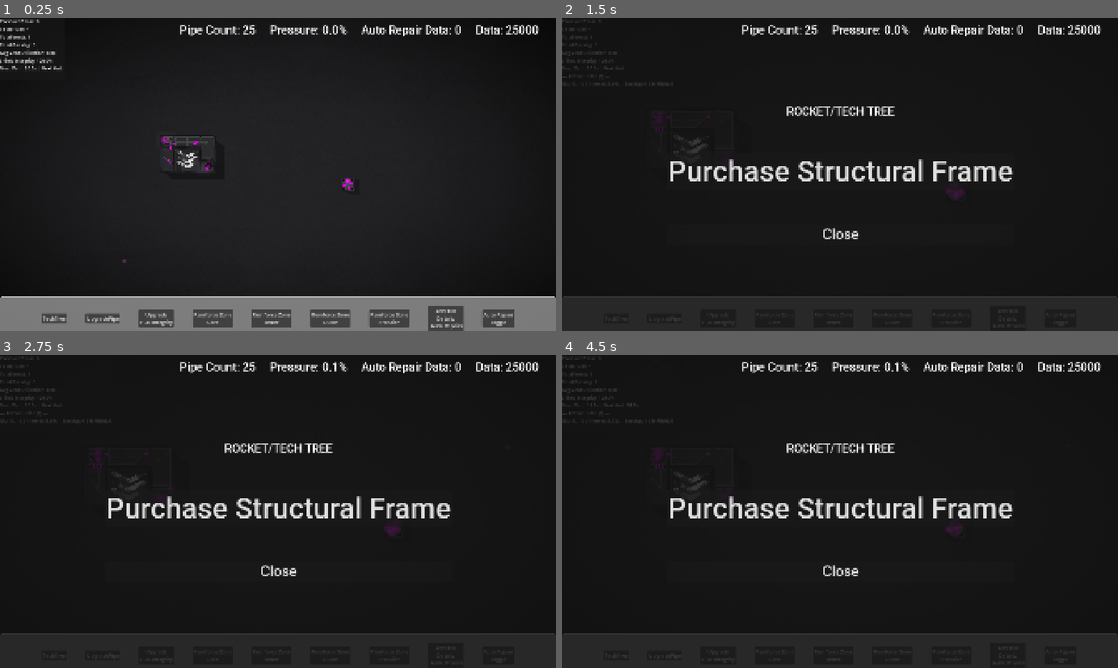
Above: before the commit, frames 1-4 (two rows, left to right).
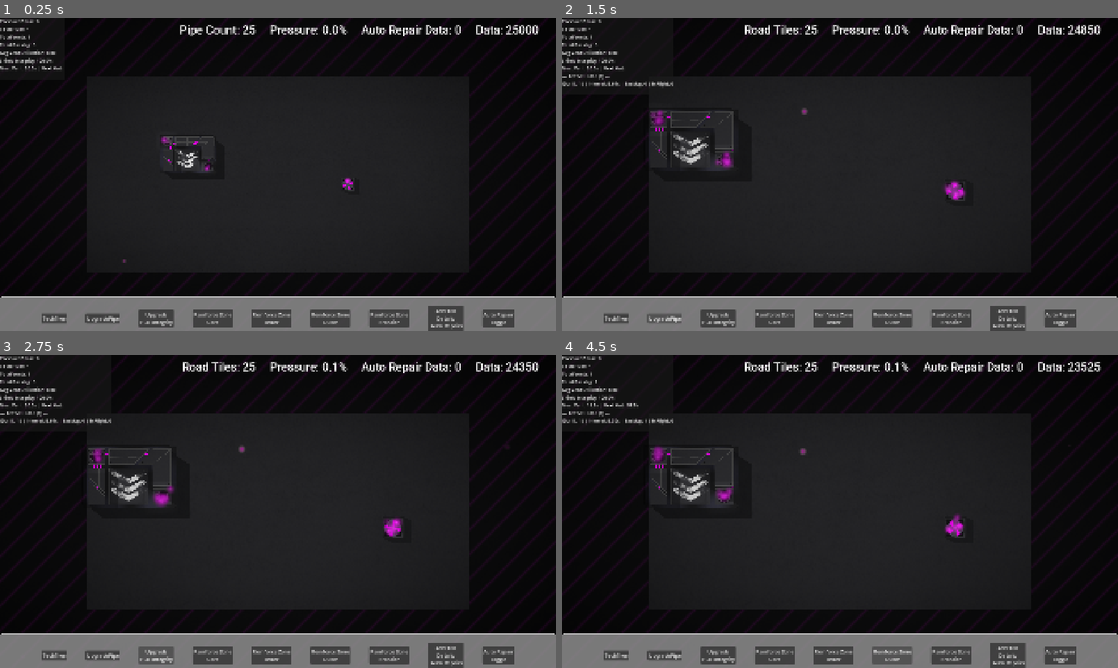
Above: after the commit, the same moments.

Repository: jravalani/helix_protocol_4
Game: Godot game, scene res://Scenes/main.tscn
Same seed, same stepped clock (60 frames per second), same inputs: the game is played once before the commit and once after it.
Inputs:
- Up to frame 1 (0.25 s): no input
- Up to frame 2 (1.5 s): click "TechTree" at 0.5 s; click "UpgradePipe" at 1.25 s
- Up to frame 3 (2.75 s): click "Upgrade Hull Integrity" at 2 s
- Up to frame 4 (4.5 s): click "Reinforce Zone Core" at 2.75 s; click "Reinforce Zone Inner" at 3.5 s; click "Reinforce Zone Outer" at 4.25 s

The runs differ from the first frame. In frame 2, 15% of the frame differs, in the area x 0-100%, y 0-100%; in frame 3, 15%; in frame 4, 15%.
Error after the commit: Invalid call. Nonexistent function 'transition_to' in base 'Nil'. (res://Scripts/tech_tree.gd:11)

Commit message:
added scene transition and non playable area background
scene transition and non playable area added

Diff:
--- /dev/null
+++ b/Scenes/hazard_stripes.gdshader
@@ -0,0 +1,36 @@
+shader_type canvas_item;
+
+uniform vec4 stripe_color : source_color = vec4(1.0, 0.0, 1.0, 1.0); // #ff00ff
+uniform float stripe_opacity = 0.18;
+uniform float stripe_spacing = 60.0; // pixels
+uniform float stripe_width   = 4.0;  // pixels
+uniform float angle_degrees  = 45.0;
+uniform float speed          = 50.0; // pixels/sec
+
+uniform float ash_opacity    = 0.06; // slight darkening in non-playable area
+
+void fragment() {
+    // Screen-space pixels (reliable for ColorRect)
+    vec2 screen_px = SCREEN_UV * vec2(1920.0, 1080.0);
+
+    float a = radians(angle_degrees);
+    vec2 dir = vec2(cos(a), sin(a));
+
+    float t = dot(screen_px, dir) + TIME * speed;
+    float m = mod(t, stripe_spacing);
+
+    float dist = abs(m - stripe_spacing * 0.5);
+    float half_w = stripe_width * 0.5;
+
+    float aa = max(fwidth(dist), 1.0);
+    float stripe = 1.0 - smoothstep(half_w - aa, half_w + aa, dist);
+
+    // Dark “ash” base + magenta stripes on top
+    vec3 base = vec3(0.0); // transparent-ish black
+    vec3 ash  = mix(base, vec3(0.06, 0.06, 0.075), ash_opacity);
+
+    vec3 col = mix(ash, stripe_color.rgb, stripe * stripe_opacity);
+
+    // Output with alpha so it overlays nicely
+    COLOR = vec4(col, 0.65);
+}
--- a/Scenes/main.tscn
+++ b/Scenes/main.tscn
@@ -11,6 +11,8 @@
 [ext_resource type="PackedScene" uid="uid://k61p1hw6lw5t" path="res://Scenes/GridPanels.tscn" id="10_d1ilt"]
 [ext_resource type="PackedScene" uid="uid://dtv18ee30jl71" path="res://UITestScenes/top_panel.tscn" id="10_hptm8"]
 [ext_resource type="PackedScene" uid="uid://bfq5ber3wwxdb" path="res://Scenes/dust_particles.tscn" id="11_d1ilt"]
+[ext_resource type="Shader" uid="uid://b6ug3kygc3w8h" path="res://Scenes/hazard_stripes.gdshader" id="12_6iyac"]
+[ext_resource type="Script" uid="uid://bywntkl1xc30y" path="res://Scenes/non_playable_overlay.gd" id="12_fdnlq"]
 
 [sub_resource type="ShaderMaterial" id="ShaderMaterial_ynf5e"]
 shader = ExtResource("7_344ge")
@@ -19,6 +21,16 @@
 shader_parameter/vignette_strength = 1.0
 shader_parameter/dither_strength = 0.03
 shader_parameter/vignette_color = Color(0, 0, 0, 1)
+
+[sub_resource type="ShaderMaterial" id="ShaderMaterial_fdnlq"]
+shader = ExtResource("12_6iyac")
+shader_parameter/stripe_color = Color(1, 0, 1, 1)
+shader_parameter/stripe_opacity = 0.18
+shader_parameter/stripe_spacing = 60.0
+shader_parameter/stripe_width = 4.0
+shader_parameter/angle_degrees = 45.0
+shader_parameter/speed = 50.0
+shader_parameter/ash_opacity = 0.06
 
 [node name="Main" type="Node2D" unique_id=1733956007]
 
@@ -59,6 +71,7 @@
 mouse_filter = 2
 
 [node name="CanvasLayer" type="CanvasLayer" parent="." unique_id=113825014]
+layer = 2
 
 [node name="InLevelUI" parent="CanvasLayer" unique_id=1777359505 instance=ExtResource("4_jjvhh")]
 
@@ -66,3 +79,41 @@
 visible = false
 
 [node name="TopPanel" parent="CanvasLayer" unique_id=1650890439 instance=ExtResource("10_hptm8")]
+
+[node name="NonPlayableCanvas" type="CanvasLayer" parent="." unique_id=693405119]
+
+[node name="NonPlayableOverlay" type="Control" parent="NonPlayableCanvas" unique_id=898910458]
+layout_mode = 3
+anchors_preset = 0
+offset_right = 40.0
+offset_bottom = 40.0
+script = ExtResource("12_fdnlq")
+
+[node name="OverlayUI" type="Control" parent="NonPlayableCanvas/NonPlayableOverlay" unique_id=107210680]
+anchors_preset = 0
+offset_right = 40.0
+offset_bottom = 40.0
+
+[node name="StripeTop" type="ColorRect" parent="NonPlayableCanvas/NonPlayableOverlay/OverlayUI" unique_id=671336843]
+material = SubResource("ShaderMaterial_fdnlq")
+layout_mode = 0
+offset_right = 40.0
+offset_bottom = 40.0
+
+[node name="StripeBottom" type="ColorRect" parent="NonPlayableCanvas/NonPlayableOverlay/OverlayUI" unique_id=749657376]
+material = SubResource("ShaderMaterial_fdnlq")
+layout_mode = 0
+offset_right = 40.0
+offset_bottom = 40.0
+
+[node name="StripeLeft" type="ColorRect" parent="NonPlayableCanvas/NonPlayableOverlay/OverlayUI" unique_id=1702949479]
+material = SubResource("ShaderMaterial_fdnlq")
+layout_mode = 0
+offset_right = 40.0
+offset_bottom = 40.0
+
+[node name="StripeRight" type="ColorRect" parent="NonPlayableCanvas/NonPlayableOverlay/OverlayUI" unique_id=375397207]
+material = SubResource("ShaderMaterial_fdnlq")
+layout_mode = 0
+offset_right = 40.0
+offset_bottom = 40.0
--- /dev/null
+++ b/Scenes/non_playable_overlay.gd
@@ -0,0 +1,52 @@
+
+extends Control
+
+@export var margin_left: float = 300.0
+@export var margin_right: float = 300.0
+@export var margin_top: float = 200.0
+@export var margin_bottom: float = 200.0
+
+@export var pressure: float = 0.0 # 0..1
+
+@onready var stripe_top: ColorRect = $OverlayUI/StripeTop
+@onready var stripe_bottom: ColorRect = $OverlayUI/StripeBottom
+@onready var stripe_left: ColorRect = $OverlayUI/StripeLeft
+@onready var stripe_right: ColorRect = $OverlayUI/StripeRight
+
+func _ready() -> void:
+	update_stripes()
+	get_viewport().size_changed.connect(update_stripes)
+
+func _process(_delta: float) -> void:
+	pressure = clamp(pressure, 0.0, 1.0)
+
+	# all stripes share same material, so update one
+	var mat := stripe_top.material as ShaderMaterial
+	if mat:
+		mat.set_shader_parameter("pulse_speed", lerp(1.2, 4.0, pressure))
+		mat.set_shader_parameter("pulse_strength", lerp(0.15, 0.8, pressure))
+		mat.set_shader_parameter("glow_strength", lerp(0.5, 1.4, pressure))
+
+func update_stripes() -> void:
+	var vp: Vector2 = get_viewport_rect().size
+
+	var play_x: float = margin_left
+	var play_y: float = margin_top
+	var play_w: float = max(0.0, vp.x - margin_left - margin_right)
+	var play_h: float = max(0.0, vp.y - margin_top - margin_bottom)
+
+	# Top
+	stripe_top.position = Vector2(0, 0)
+	stripe_top.size = Vector2(vp.x, play_y)
+
+	# Bottom
+	stripe_bottom.position = Vector2(0, play_y + play_h)
+	stripe_bottom.size = Vector2(vp.x, vp.y - (play_y + play_h))
+
+	# Left
+	stripe_left.position = Vector2(0, play_y)
+	stripe_left.size = Vector2(play_x, play_h)
+
+	# Right
+	stripe_right.position = Vector2(play_x + play_w, play_y)
+	stripe_right.size = Vector2(vp.x - (play_x + play_w), play_h)
--- a/Scripts/tech_tree.gd
+++ b/Scripts/tech_tree.gd
@@ -7,7 +7,10 @@
 	SignalBus.rocket_segment_purchased.connect(_on_rocket_segment_purchased)
 
 func _on_open_rocket_menu() -> void:
-	self.show()
+	#for testing i have added it here to redirect it to home screen, can remove afer tetsing and using it where neededd
+	SceneTransition.transition_to("res://scenes/main.tscn")
+	#uncomment below code once scene transiiton removed
+	#self.show()
 
 	# Check if all segments are built
 	if GameData.current_rocket_phase >= 5:
@@ -28,6 +31,7 @@
 		print("Nope, can't upgrade to next phase.")
 
 func _on_close_button_pressed() -> void:
+
 	self.hide()
 
 func _on_rocket_segment_purchased(to_phase: int) -> void:
--- /dev/null
+++ b/autoload/SceneTransition.gd
@@ -0,0 +1,204 @@
+
+extends CanvasLayer
+
+signal transition_finished
+
+const PANEL_SLIDE_IN_TIME  := 0.40  # how fast panels slam shut
+const PANEL_SLIDE_OUT_TIME := 0.50  # how fast panels open
+const BEAM_FADE_IN_TIME    := 0.10  # beam appears
+const BEAM_HOLD_TIME       := 0.20  # beam stays visible
+const BEAM_FADE_OUT_TIME   := 0.12  # beam disappears
+
+var _top_panel    : ColorRect
+var _bottom_panel : ColorRect
+var _beam_glow    : ColorRect
+var _beam_core    : ColorRect
+var _screen_flash : ColorRect
+
+var _beam_glow_mat : ShaderMaterial
+var _beam_core_mat : ShaderMaterial
+
+var _tween        : Tween
+var _transitioning : bool = false
+
+var _W : float
+var _H : float
+
+func _ready() -> void:
+	layer        = 100
+	process_mode = Node.PROCESS_MODE_ALWAYS
+	_W = float(ProjectSettings.get_setting("display/window/size/viewport_width",  1920))
+	_H = float(ProjectSettings.get_setting("display/window/size/viewport_height", 1080))
+	_build_ui()
+	_hide_all()
+
+func _build_ui() -> void:
+	_screen_flash          = ColorRect.new()
+	_screen_flash.size     = Vector2(_W, _H)
+	_screen_flash.position = Vector2.ZERO
+	_screen_flash.color    = Color(0.45, 0.0, 0.85, 0.0)
+	add_child(_screen_flash)
+
+	_top_panel          = ColorRect.new()
+	_top_panel.size     = Vector2(_W, _H * 0.5 + 8)
+	_top_panel.position = Vector2(0, -_H * 0.5 - 8)
+	_top_panel.color    = Color(0.055, 0.055, 0.072, 1.0)
+	var top_mat         = ShaderMaterial.new()
+	top_mat.shader      = _make_panel_shader(false)
+	_top_panel.material = top_mat
+	add_child(_top_panel)
+
+	_bottom_panel          = ColorRect.new()
+	_bottom_panel.size     = Vector2(_W, _H * 0.5 + 8)
+	_bottom_panel.position = Vector2(0, _H)
+	_bottom_panel.color    = Color(0.055, 0.055, 0.072, 1.0)
+	var bot_mat            = ShaderMaterial.new()
+	bot_mat.shader         = _make_panel_shader(true)
+	_bottom_panel.material = bot_mat
+	add_child(_bottom_panel)
+
+	var glow_h            = 120.0
+	_beam_glow            = ColorRect.new()
+	_beam_glow.size       = Vector2(_W, glow_h)
+	_beam_glow.position   = Vector2(0, _H * 0.5 - glow_h * 0.5)
+	_beam_glow_mat        = ShaderMaterial.new()
+	_beam_glow_mat.shader = _make_glow_shader()
+	_beam_glow_mat.set_shader_parameter("beam_color", Color(0.55, 0.0, 1.0, 1.0))
+	_beam_glow_mat.set_shader_parameter("intensity",  0.0)
+	_beam_glow.material   = _beam_glow_mat
+	add_child(_beam_glow)
+
+	var core_h            = 8.0
+	_beam_core            = ColorRect.new()
+	_beam_core.size       = Vector2(_W, core_h)
+	_beam_core.position   = Vector2(0, _H * 0.5 - core_h * 0.5)
+	_beam_core_mat        = ShaderMaterial.new()
+	_beam_core_mat.shader = _make_core_shader()
+	_beam_core_mat.set_shader_parameter("beam_color", Color(0.92, 0.60, 1.0, 1.0))
+	_beam_core_mat.set_shader_parameter("intensity",  0.0)
+	_beam_core.material   = _beam_core_mat
+	add_child(_beam_core)
+
+func transition_to(scene_path: String) -> void:
+	if _transitioning:
+		return
+	_transitioning = true
+	_show_all()
+	await _slide_in()
+	await _flash_beam()
+	get_tree().change_scene_to_file(scene_path)
+	await get_tree().process_frame
+	await get_tree().process_frame
+	await _flash_beam()
+	await _slide_out()
+	_hide_all()
+	_reset()
+	_transitioning = false
+	emit_signal("transition_finished")
+
+func _slide_in() -> void:
+	if _tween: _tween.kill()
+	_tween = create_tween().set_parallel(true)
+	_tween.tween_property(_top_panel,    "position:y", 0.0,      PANEL_SLIDE_IN_TIME)\
+		  .set_trans(Tween.TRANS_QUART).set_ease(Tween.EASE_IN)
+	_tween.tween_property(_bottom_panel, "position:y", _H * 0.5, PANEL_SLIDE_IN_TIME)\
+		  .set_trans(Tween.TRANS_QUART).set_ease(Tween.EASE_IN)
+	await _tween.finished
+
+func _slide_out() -> void:
+	if _tween: _tween.kill()
+	_tween = create_tween().set_parallel(true)
+	_tween.tween_property(_top_panel,    "position:y", -_H * 0.5 - 8, PANEL_SLIDE_OUT_TIME)\
+		  .set_trans(Tween.TRANS_QUART).set_ease(Tween.EASE_OUT)
+	_tween.tween_property(_bottom_panel, "position:y", _H,             PANEL_SLIDE_OUT_TIME)\
+		  .set_trans(Tween.TRANS_QUART).set_ease(Tween.EASE_OUT)
+	await _tween.finished
+
+func _flash_beam() -> void:
+	var t_in := create_tween().set_parallel(true)
+	t_in.tween_method(func(v): _beam_glow_mat.set_shader_parameter("intensity", v),
+					  0.0, 1.0, BEAM_FADE_IN_TIME)
+	t_in.tween_method(func(v): _beam_core_mat.set_shader_parameter("intensity", v),
+					  0.0, 1.0, BEAM_FADE_IN_TIME)
+	t_in.tween_property(_screen_flash, "color:a", 0.25, BEAM_FADE_IN_TIME)
+	await t_in.finished
+	await get_tree().create_timer(BEAM_HOLD_TIME).timeout
+	var t_out := create_tween().set_parallel(true)
+	t_out.tween_method(func(v): _beam_glow_mat.set_shader_parameter("intensity", v),
+					   1.0, 0.0, BEAM_FADE_OUT_TIME)
+	t_out.tween_method(func(v): _beam_core_mat.set_shader_parameter("intensity", v),
+					   1.0, 0.0, BEAM_FADE_OUT_TIME)
+	t_out.tween_property(_screen_flash, "color:a", 0.0, BEAM_FADE_OUT_TIME)
+	await t_out.finished
+
+func _show_all() -> void:
+	for n in [_screen_flash, _top_panel, _bottom_panel, _beam_glow, _beam_core]:
+		n.visible = true
+
+func _hide_all() -> void:
+	for n in [_screen_flash, _top_panel, _bottom_panel, _beam_glow, _beam_core]:
+		n.visible = false
+
+func _reset() -> void:
+	_top_panel.position.y    = -_H * 0.5 - 8
+	_bottom_panel.position.y = _H
+	_beam_glow_mat.set_shader_parameter("intensity", 0.0)
+	_beam_core_mat.set_shader_parameter("intensity", 0.0)
+	_screen_flash.color.a    = 0.0
+
+func _make_panel_shader(flip: bool) -> Shader:
+	var s := Shader.new()
+	s.code = """
+shader_type canvas_item;
+void fragment() {
+	vec2 uv = UV;
+	float seam_uv = %s;
+	float diag = mod((UV.x - UV.y) * 36.0, 1.0);
+	float scan  = step(0.78, diag) * 0.022;
+	vec3 col = vec3(0.050, 0.052, 0.070);
+	col += vec3(0.010) * seam_uv;
+	float seam_glow = pow(seam_uv, 3.5);
+	col += vec3(0.42, 0.02, 0.68) * seam_glow;
+	float bevel = step(0.997, mod(UV.x * 4.0, 1.0)) * 0.035;
+	col -= bevel;
+	float cx = smoothstep(0.0, 0.025, UV.x) * smoothstep(1.0, 0.975, UV.x);
+	col -= scan;
+	COLOR = vec4(col * cx, 1.0);
+}
+""" % ("uv.y" if flip else "1.0 - uv.y")
+	return s
+
+func _make_glow_shader() -> Shader:
+	var s := Shader.new()
+	s.code = """
+shader_type canvas_item;
+uniform vec4  beam_color : source_color = vec4(0.55, 0.0, 1.0, 1.0);
+uniform float intensity  : hint_range(0.0, 1.0) = 0.0;
+void fragment() {
+	float d     = abs(UV.y - 0.5) * 2.0;
+	float halo  = exp(-d * d * 5.0);
+	float ripple = 0.93 + 0.07 * sin(UV.x * 55.0 + TIME * 9.0);
+	vec3  col   = beam_color.rgb * halo * 3.0 * ripple;
+	float alpha = halo * intensity * 0.85;
+	COLOR = vec4(col, alpha);
+}
+"""
+	return s
+
+func _make_core_shader() -> Shader:
+	var s := Shader.new()
+	s.code = """
+shader_type canvas_item;
+uniform vec4  beam_color : source_color = vec4(0.92, 0.60, 1.0, 1.0);
+uniform float intensity  : hint_range(0.0, 1.0) = 0.0;
+void fragment() {
+	float d       = abs(UV.y - 0.5) * 2.0;
+	float core    = pow(1.0 - d, 8.0);
+	float flicker = 0.88 + 0.12 * sin(UV.x * 130.0 - TIME * 22.0);
+	float pulse   = 0.90 + 0.10 * sin(TIME * 35.0);
+	vec3  col     = mix(beam_color.rgb, vec3(1.0), core * 0.65) * 4.0 * flicker * pulse;
+	float alpha   = core * intensity;
+	COLOR = vec4(col, alpha);
+}
+"""
+	return s
--- a/project.godot
+++ b/project.godot
@@ -20,6 +20,7 @@
 GameData="*uid://ce4x28ymrtnxu"
 ResourceManager="*uid://buxm4x4opy20i"
 SignalBus="*uid://me1qrsn08x06"
+SceneTransition="*uid://bhmlttpp3eeu4"
 
 [display]
 
--- /dev/null
+++ b/transition_layer.gd
@@ -0,0 +1,28 @@
+extends CanvasLayer
+
+@onready var root: Control = $Root
+@onready var anim: AnimationPlayer = $Root/AnimationPlayer
+
+var next_scene_path: String = ""
+var busy: bool = false
+
+func _ready() -> void:
+	root.visible = false
+	anim.animation_finished.connect(_on_animation_finished)
+
+func go_to(scene_path: String) -> void:
+	if busy:
+		return
+
+	busy = true
+	next_scene_path = scene_path
+	root.visible = true
+	anim.play("close")
+
+func _on_animation_finished(anim_name: StringName) -> void:
+	if anim_name == "close":
+		get_tree().change_scene_to_file(next_scene_path)
+		anim.play("open")
+	elif anim_name == "open":
+		root.visible = false
+		busy = false
